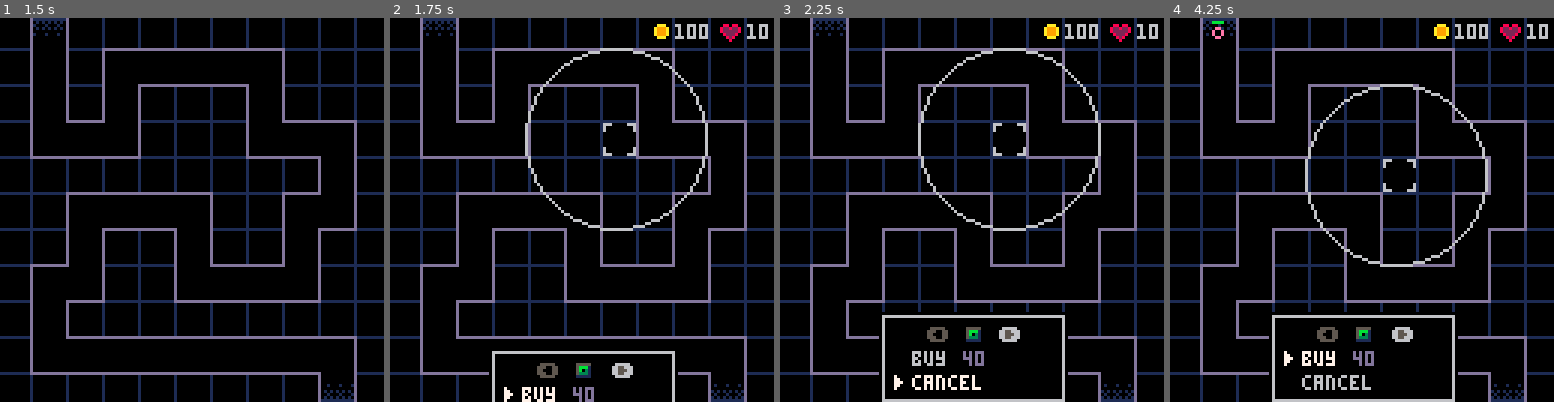
Above: before the commit, frames 1-4 (left to right).
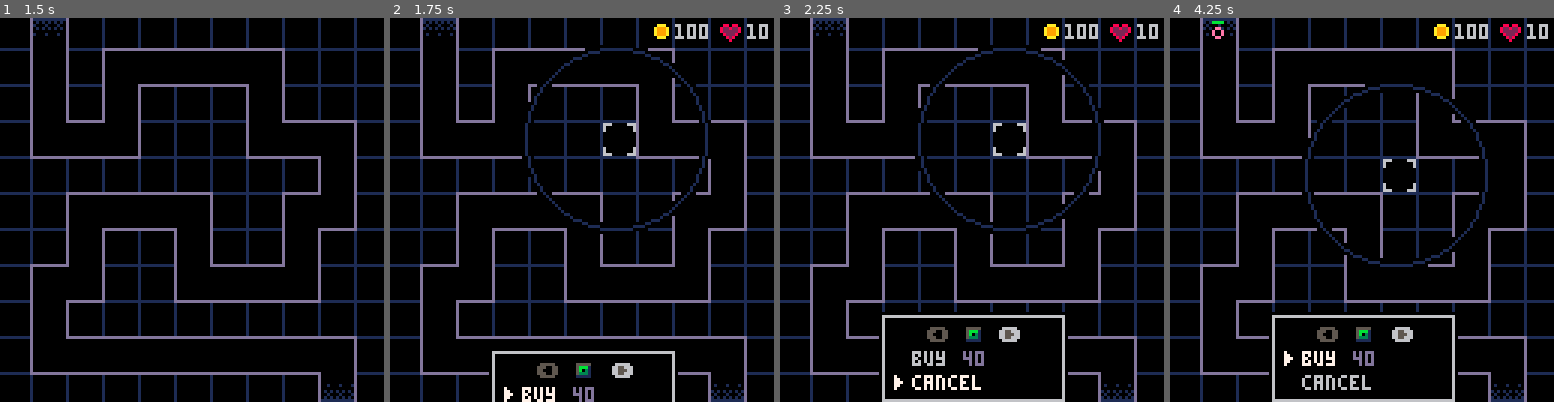
Above: after the commit, the same moments.

Repository: beardedsakimonkey/pixel_td.p8
Game: PICO-8 cartridge pixel_td.p8
Same seed, same stepped clock (60 frames per second), same inputs: the game is played once before the commit and once after it.
Inputs:
- Up to frame 1 (1.5 s): tap X (X key) at 0.33, 1.07 s; tap O (Z key) at 0.7 s
- Up to frame 2 (1.75 s): hold Right from 1.6 s (still down); tap O (Z key) at 1.7 s
- Up to frame 3 (2.25 s): tap X (X key) at 1.85 s; release Right at 2.1 s; tap O (Z key) at 2.1 s; hold Up from 2.15 s (still down)
- Up to frame 4 (4.25 s): release Up at 2.42 s; hold Right 2.47-3.03 s; tap O (Z key) every 0.4 s from 2.5 to 4.1 s; tap X (X key) at 2.97, 4.08 s; hold Left 3.08-3.58 s; hold Down 3.63-3.97 s; hold Right from 4.02 s (still down)

Frame 1 is identical in both runs. In frame 2, 1.5% of the frame differs, in the area x 34-84%, y 7-57%; in frame 3, 1.5%; in frame 4, 1.5%, in the area x 34-84%, y 17-65%.

Commit message:
update range drawing

Diff:
--- a/core.lua
+++ b/core.lua
@@ -231,6 +231,7 @@
     draw_path(0)
     draw_towers()
     draw_bullets()
+    draw_tower_ranges()
     draw_enemies()
     draw_selection()
 
--- a/tower.lua
+++ b/tower.lua
@@ -85,16 +85,25 @@
         spr(twr.type, p.left+3, p.top+3)
         pal(0)
     end)
+end
 
-    -- draw tower range
+local function draw_range(x, y, range)
+    for x_off in all({-1, 0, 1}) do
+        for y_off in all({-1, 0, 1}) do
+            circ(x+x_off, y+y_off, range, C.black)
+        end
+    end
+    circ(x, y, range, C.dark_blue)
+end
+
+function draw_tower_ranges()
     if upg_menu.is_open then
         local twr = find_sel_tower()
         if twr then
-            circ(twr.x, twr.y, get_twr_range(twr), C.light_gray)
+            draw_range(twr.x, twr.y, get_twr_range(twr))
         end
-    end
-    if buy_menu.is_open then
+    elseif buy_menu.is_open then
         local range = get_twr_range({range = tower_cfg[buy_menu.sel_twr].range})
-        circ(sel.x+6, sel.y+6, range, C.light_gray)
+        draw_range(sel.x+6, sel.y+6, range)
     end
 end
